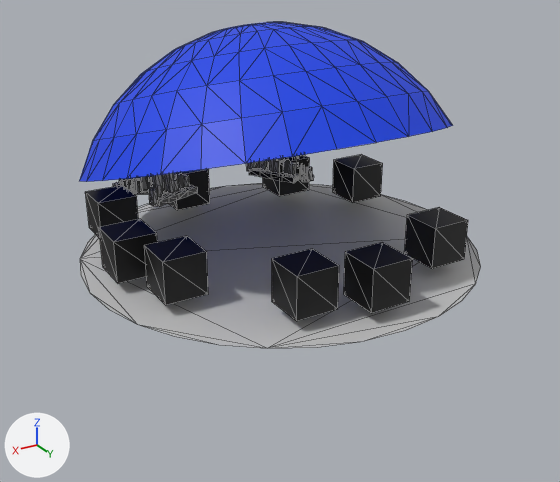
A saved change to the OBJ model CMDG/Scenes/AssemblyWinter2025/random_objects/background.obj.
Camera for both pictures: a camera (50 mm lens) standing at (3.75, 6.26, 2.99) and looking at (0.12, 0.2, -0.04). Lighting does not change. The marker at lower left points along +X, +Y and +Z. Mesh edges are drawn as thin lines. Where no turn or scale is listed for an object, it has been applied to the vertices.
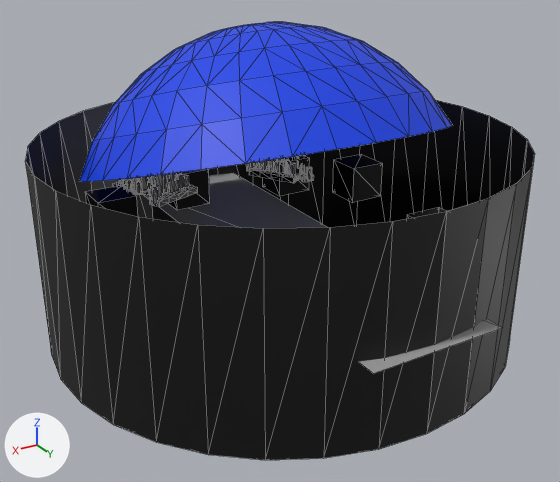
Edits to the scene script, one JSON object a line:
```json
{"block": "me_sphere", "where": "# used by ob_sphere; location = (0.0, 0.0, 0.0)"}
{"block": "me_sphere", "where": "# verts and faces of me_sphere; kept vertices keep their numbers, new ones are numbered from 1215"}
{"op": "remove", "block": "me_sphere", "code": "me_sphere.from_pydata(...)  # 1215 vertices, 1906 faces; spans x -2.0..2.0, y -2.05..2.0, z -0.2..2.0"}
{"op": "add", "block": "me_sphere", "code": "me_sphere.from_pydata(...)  # 1251 vertices, 1972 faces; spans x -2.35..2.35, y -2.44..2.44, z -1.0..2.0"}
{"block": "me_sphere", "change": "me_sphere part 1: a new loose piece of 64 vertices spanning x -2.35..2.35, y -2.35..2.35, z -1.0..0.97, in mat_material_014 (black #000000)"}
{"block": "me_sphere", "change": "me_sphere part 2: the loose piece of 32 vertices spanning x -2.0..2.0, y -2.0..2.0, z -0.2 is deleted"}
{"block": "me_sphere", "change": "me_sphere part 3"}
{"op": "add", "block": "me_sphere", "code": "verts[1215] = (-0.66, -2.44, -0.15)"}
{"op": "add", "block": "me_sphere", "code": "verts[1216] = (0.66, -2.44, -0.15)"}
{"op": "add", "block": "me_sphere", "code": "verts[1217] = (-0.66, 2.44, -0.15)  # pixel (503, 327)"}
{"op": "add", "block": "me_sphere", "code": "verts[1218] = (0.66, 2.44, -0.15)  # pixel (373, 373)"}
{"op": "add", "block": "me_sphere", "code": "faces += [(1215, 1216, 1217), (1216, 1218, 1217)]  # mat_material_001 (grey #a8a8a8)"}
{"op": "remove", "block": "me_sphere", "code": "me_sphere.materials.append(mat_material_021)  # light grey #c8c8c8"}
```

Location of each change, (x1, y1, x2, y2) in pixels of the pictures (560 x 482 px):
```json
{"object": "Sphere", "change": "reshaped", "before": [79, 22, 481, 348], "after": [25, 22, 535, 460], "on screen": "27% wider, 34% taller"}
{"part": 1, "of": "me_sphere", "change": "added", "after": [25, 100, 535, 460], "on screen": "black"}
{"part": 2, "of": "me_sphere", "change": "deleted", "before": [80, 184, 481, 348]}
{"part": 3, "of": "me_sphere", "change": "added", "after": [143, 173, 503, 373]}
```
